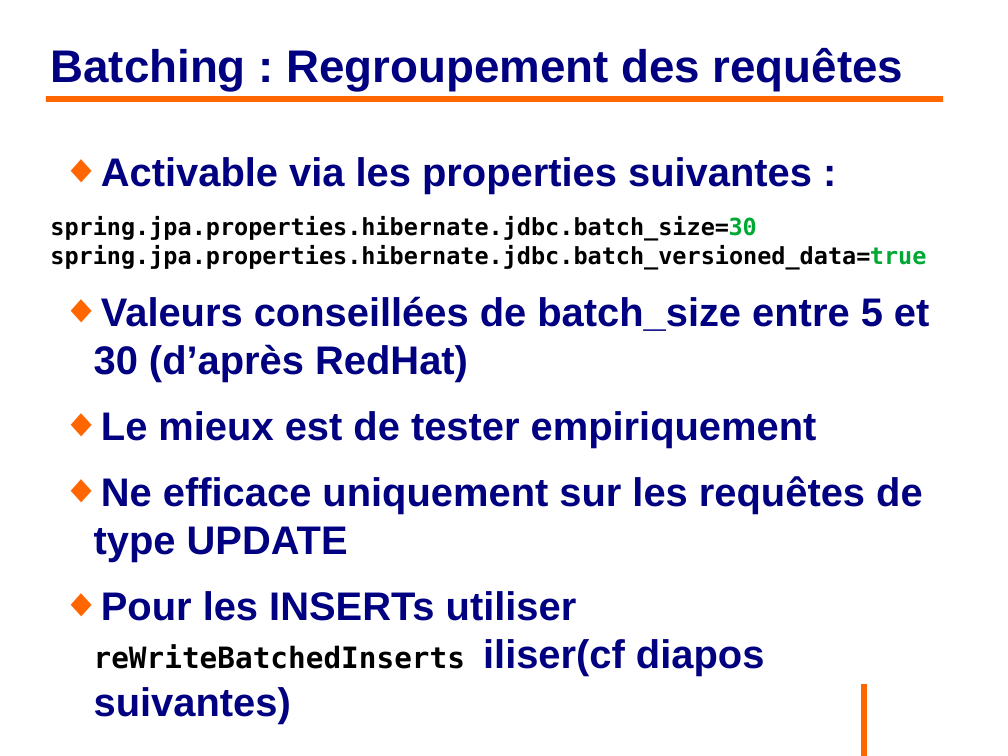
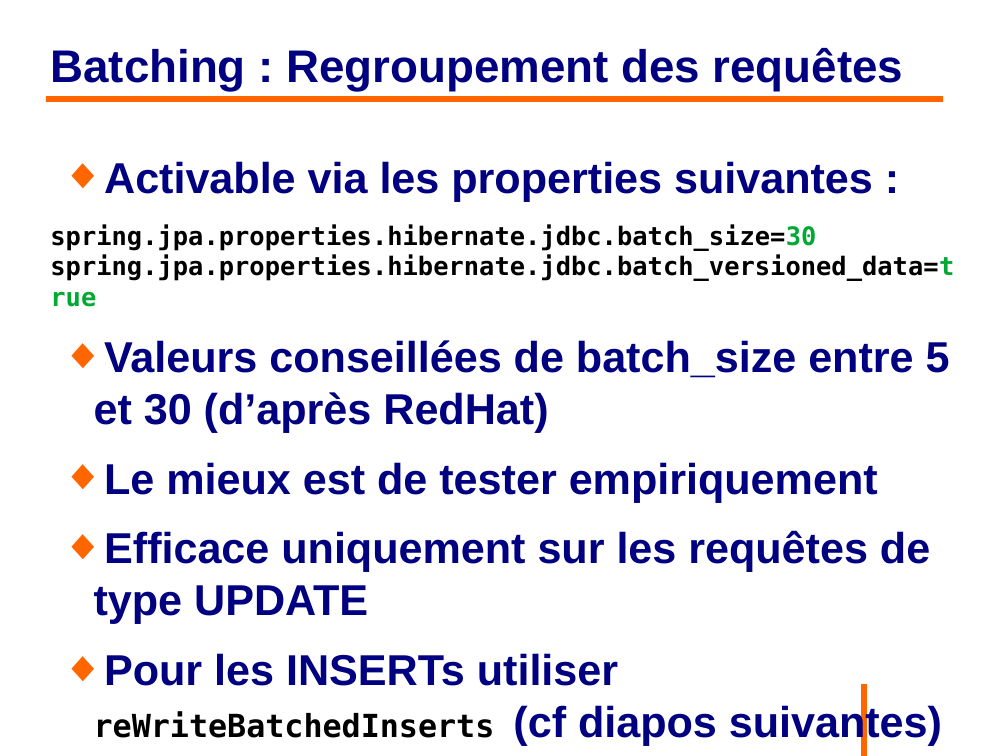
Before and after one commit to philphils/formation-hibernate-avancee, a slide deck: slide 22 of Documentation/diapo_formation_hibernate_avancee.odp. Drawn at 1008x756 pixels with LibreOffice and Linux fonts; fonts in the diff are those of the drawing; background and template pictures are left out. Boxes give left, top, right and bottom in pixels: in the first picture for what was removed or moved away, otherwise in the second. Text is boxed around its words. In the diff, an @@ line names an element or a change of style, - is before the commit and + after.

```diff
--- a/Documentation/diapo_formation_hibernate_avancee.odp
+++ b/Documentation/diapo_formation_hibernate_avancee.odp
@@ text at [50, 161, 954, 502]: size 31.4 to 34 pt in "Activable via les properties suivantes :", "Valeurs conseillées de batch_size entre 5 et ...", "Le mieux est de tester empiriquement"; size 18.5 to 20 pt in "spring.jpa.properties.hibernate.jdbc.batch_size=30 spring.jp ..." @@
@@ text at [94, 530, 942, 745]: text changed; size 31.4 to 34 pt @@
-◆ Ne efficace uniquement sur les requêtes de type UPDATE
-◆ Pour les INSERTs utiliser reWriteBatchedInserts iliser(cf diapos suivantes)
+◆ Efficace uniquement sur les requêtes de type UPDATE
+◆ Pour les INSERTs utiliser reWriteBatchedInserts (cf diapos suivantes)
```
Also in this commit, not shown: 6 other slides changed.
